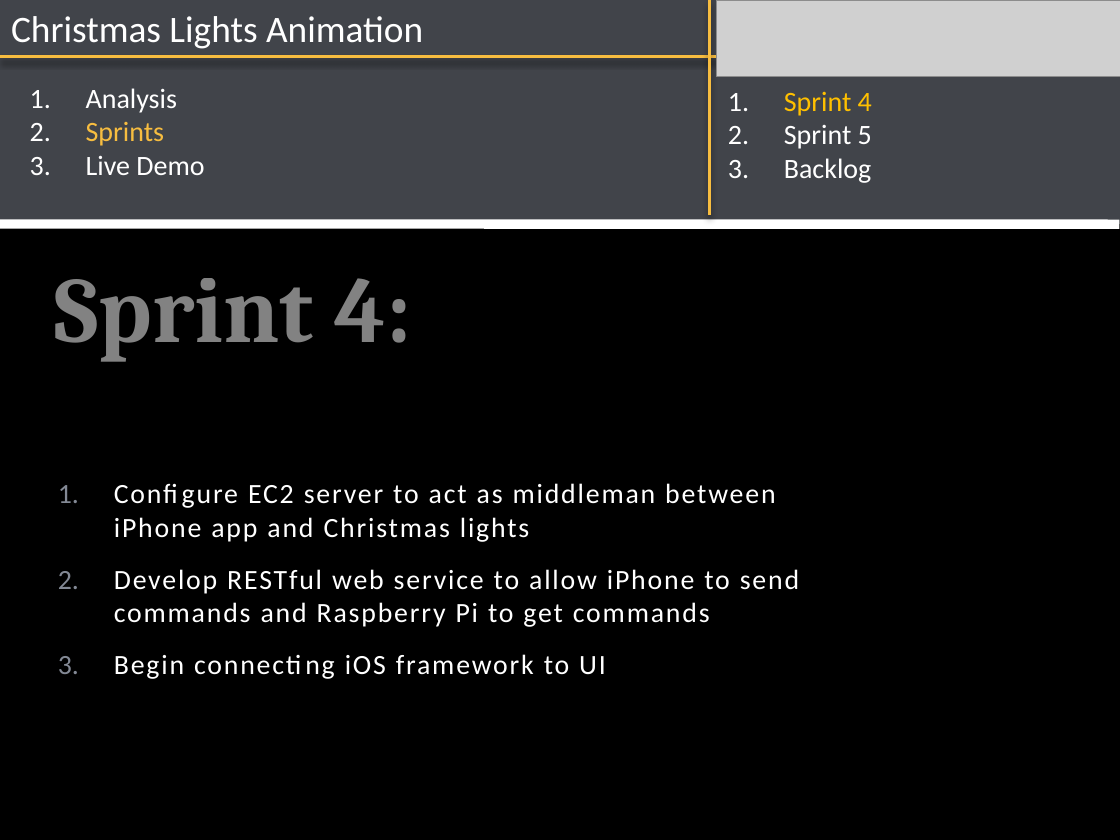
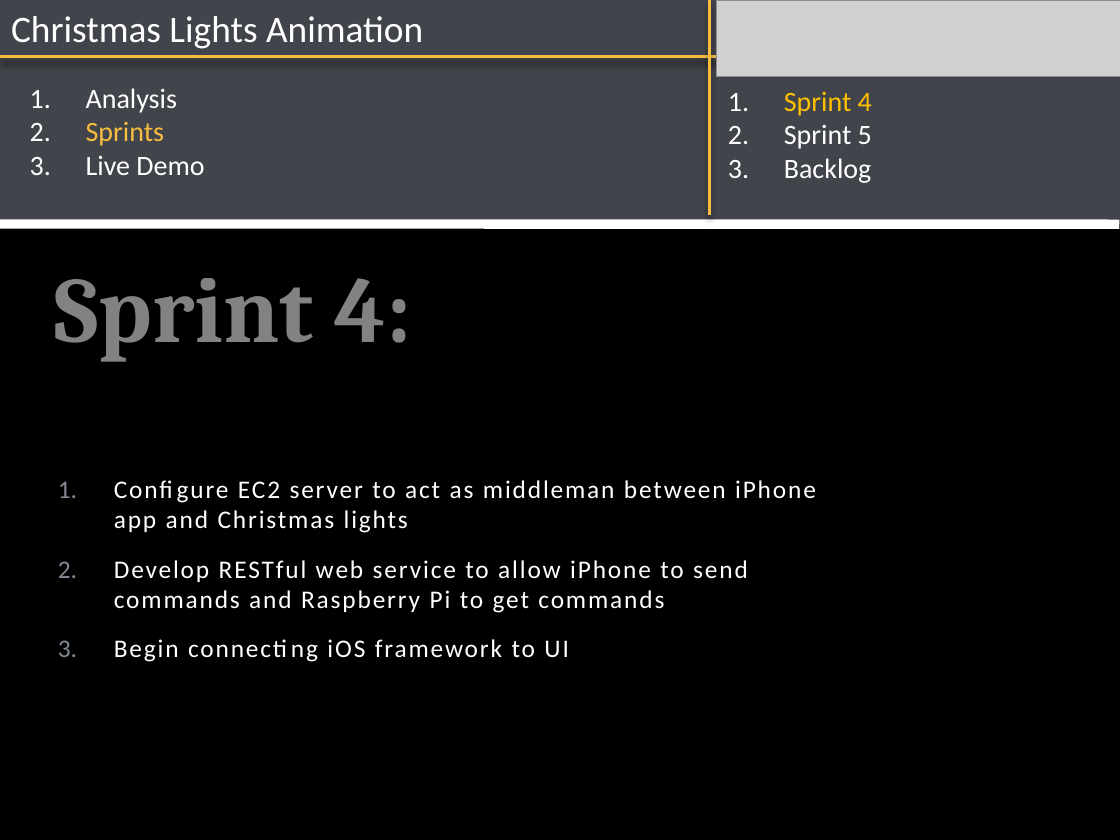
Before and after one commit to SDSMT-CSC/XMASLA, a slide deck: slide 4 of documents/Presentation 3.pptx (slide 5 before the commit). Drawn at 1120x840 pixels with LibreOffice and Linux fonts; fonts in the diff are those of the drawing; grey boxes stand for pictures; background and template pictures are left out. Boxes give left, top, right and bottom in pixels: in the first picture for what was removed or moved away, otherwise in the second. Text is boxed around its words. In the diff, an @@ line names an element or a change of style, - is before the commit and + after.

Commit message:
updated presentation 3

```diff
--- a/documents/Presentation 3.pptx
+++ b/documents/Presentation 3.pptx
@@ subtitle "Configure EC2 server to act ..." at (114,480,816,662): size 17.9 to 16.3 pt @@
```
Also in this commit, not shown: 1 other slide changed, 1 slide removed, 1 other file.
